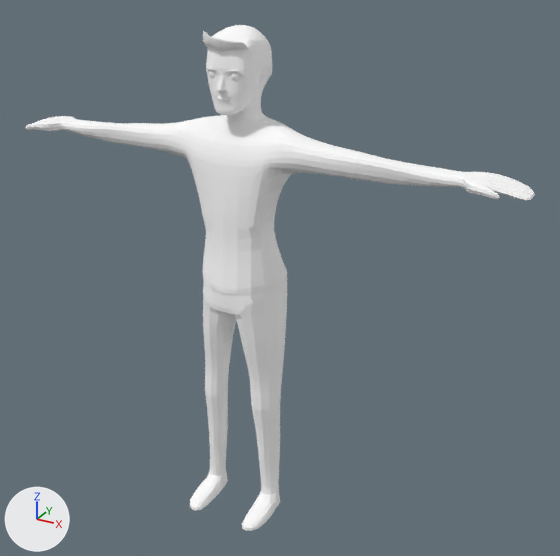
One commit to the glTF model frontend/assets/models3d/packs/quaternius-fbx/smooth_male_shirt.glb: the scene before it, then after it.
Both versions are drawn from a camera (50 mm lens) standing at (1.39, -2.22, 2.12) and looking at (0.13, 0.07, 0.97). The axes (+X, +Y, +Z) are drawn at lower left. The lights are the same throughout. The picture after the commit comes second. Where no turn or scale is listed for an object, it has been applied to the vertices.

The first picture shows 'BaseHuman'.
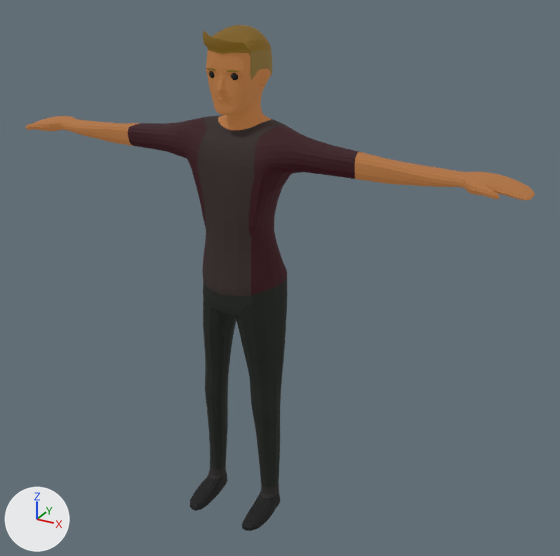
Pixel boxes (x1, y1, x2, y2) of what changed, in the pictures (560 x 556 px):
'BaseHuman', recoloured, surface changed (darker): (26, 25, 535, 531) in both

What changed in the scene script:
```text
Change mat_material_0:
    mat_material_0.base_color: (1.0, 1.0, 1.0) -> (0.0133, 0.00825, 0.00754)  # white #ffffff -> black #1e1615
    add mat_material_0.emission_strength = 1.0
    add mat_material_0.emission_color = (0.0133, 0.00825, 0.00754)  # black #1e1615
Change mat_material_1:
    mat_material_1.base_color: (1.0, 1.0, 1.0) -> (0.0159, 0.000965, 0.0029)  # white #ffffff -> black #22030a
    add mat_material_1.emission_strength = 1.0
    add mat_material_1.emission_color = (0.0159, 0.000965, 0.0029)  # black #22030a
Change mat_material_2:
    mat_material_2.base_color: (1.0, 1.0, 1.0) -> (0.211, 0.0828, 0.0235)  # white #ffffff -> brown #7f512a
    add mat_material_2.emission_strength = 1.0
    add mat_material_2.emission_color = (0.211, 0.0828, 0.0235)  # brown #7f512a
Change mat_material_3:
    mat_material_3.base_color: (1.0, 1.0, 1.0) -> (0.00368, 0.00497, 0.0033)  # white #ffffff -> black #0c0f0b
    add mat_material_3.emission_strength = 1.0
    add mat_material_3.emission_color = (0.00368, 0.00497, 0.0033)  # black #0c0f0b
Change mat_material_4:
    mat_material_4.base_color: (1.0, 1.0, 1.0) -> (0.00197, 0.00197, 0.00197)  # white #ffffff -> black #060606
Change mat_material_5:
    mat_material_5.base_color: (1.0, 1.0, 1.0) -> (0.00814, 0.00689, 0.00663)  # white #ffffff -> black #161413
    add mat_material_5.emission_strength = 1.0
Change mat_material_6:
    mat_material_6.base_color: (1.0, 1.0, 1.0) -> (0.101, 0.0646, 0.0146)  # white #ffffff -> brown #594820
    add mat_material_6.emission_strength = 1.0
Change mat_material_7:
    mat_material_7.base_color: (1.0, 1.0, 1.0) -> (0.101, 0.056, 0.00491)  # white #ffffff -> brown #59430f
    add mat_material_7.emission_strength = 1.0
Change mat_material_8:
    mat_material_8.base_color: (1.0, 1.0, 1.0) -> (0.00158, 0.00158, 0.00158)  # white #ffffff -> black #050505
    add mat_material_8.emission_strength = 0.00158
```
